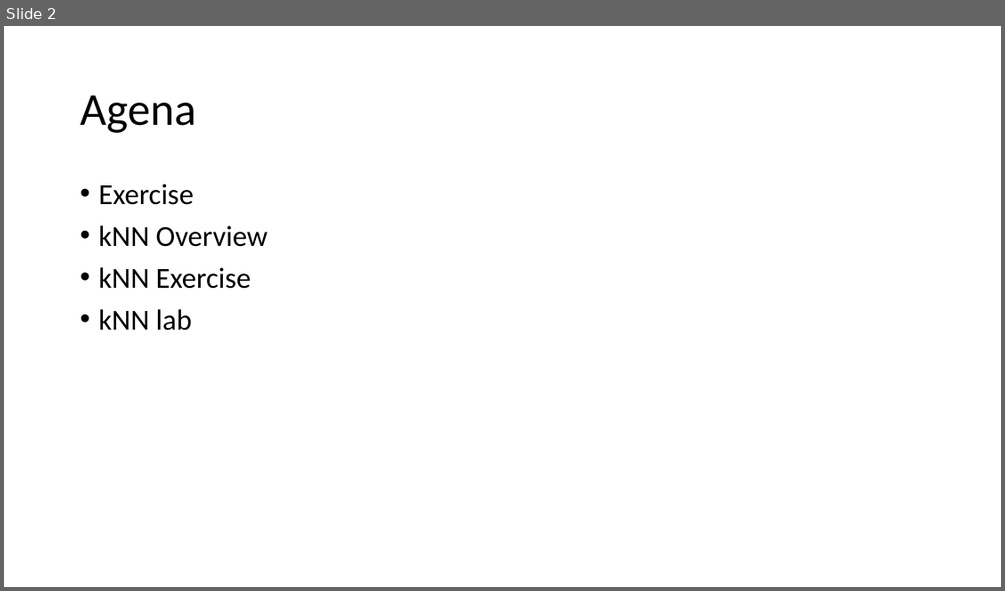
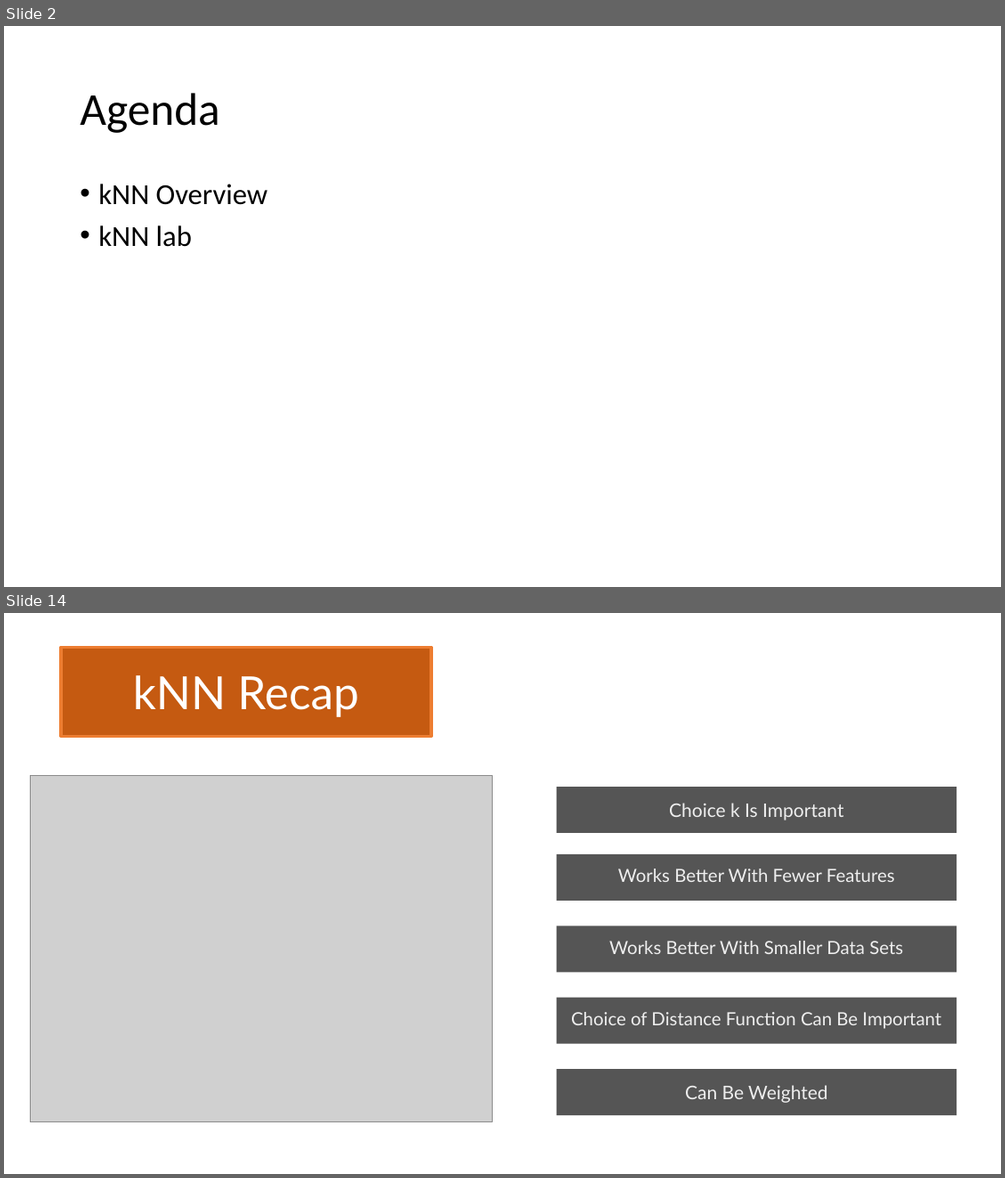
Before and after one commit to jamessdixon/tripass.knn, a slide deck: presentation/knn.pptx. Shown one above the other, each under a label of ours: slide 2 before the commit, slides 2 and 14 after it; the slides between them are not shown. The pictures are 1005x591 and 1005x1178 pixels, drawn with LibreOffice and Linux fonts; fonts in the diff are those of the drawing; grey boxes stand for pictures. Boxes give left, top, right and bottom in pixels: in the first picture for what was removed or moved away, otherwise in the second. Text is boxed around its words. In the diff, an @@ line names an element or a change of style, - is before the commit and + after.

```diff
--- a/presentation/knn.pptx
+++ b/presentation/knn.pptx
@@ slide 14 added at <box>4,613,1001,1174</box>, background #FFFFFF @@
@@ rectangle added at <box>61,648,431,737</box>, fill #C55A11, outline #ED7D31 2.75 pt, 44 pt, text #FFFFFF @@
+kNN Recap
@@ picture added at <box>30,775,493,1121</box> @@
@@ rectangle added at <box>557,787,956,833</box>, fill #555555, 18 pt, text #EEEEEE @@
+Choice k Is Important
@@ rectangle added at <box>557,854,956,900</box>, fill #555555, 17.5 pt, text #EEEEEE @@
+Works Better With Fewer Features
@@ rectangle added at <box>557,925,956,972</box>, fill #555555, 17.5 pt, text #EEEEEE @@
+Works Better With Smaller Data Sets
@@ rectangle added at <box>557,997,956,1044</box>, fill #555555, 17.5 pt, text #EEEEEE @@
+Choice of Distance Function Can Be Important
@@ rectangle added at <box>557,1070,956,1116</box>, fill #555555, 18 pt, text #EEEEEE @@
+Can Be Weighted
@@ slide 2 changed as well @@
@@ title at <box>80,93,219,133</box>: text changed @@
-Agena
+Agenda
@@ text at <box>98,184,194,205</box>: paragraph removed @@
-• Exercise
@@ text at <box>98,267,251,289</box>: paragraph removed @@
-• kNN Exercise
```
Also in this commit, not shown: 13 other slides added, 2 slides removed, 6 other files.
